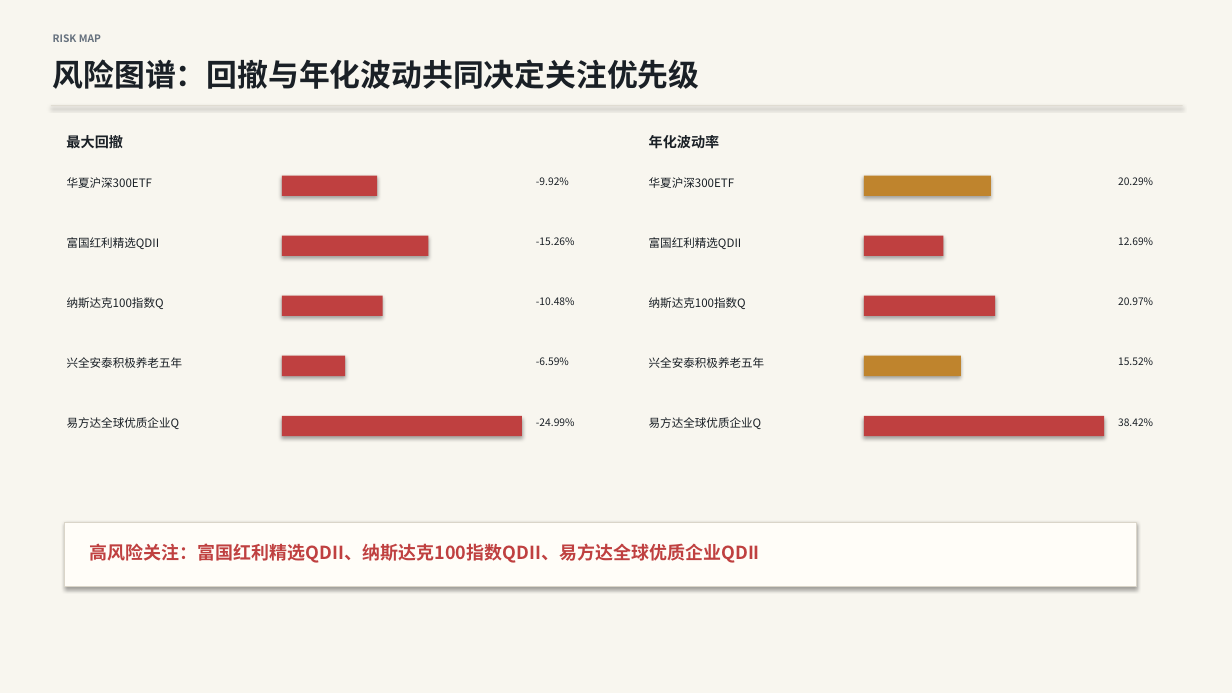
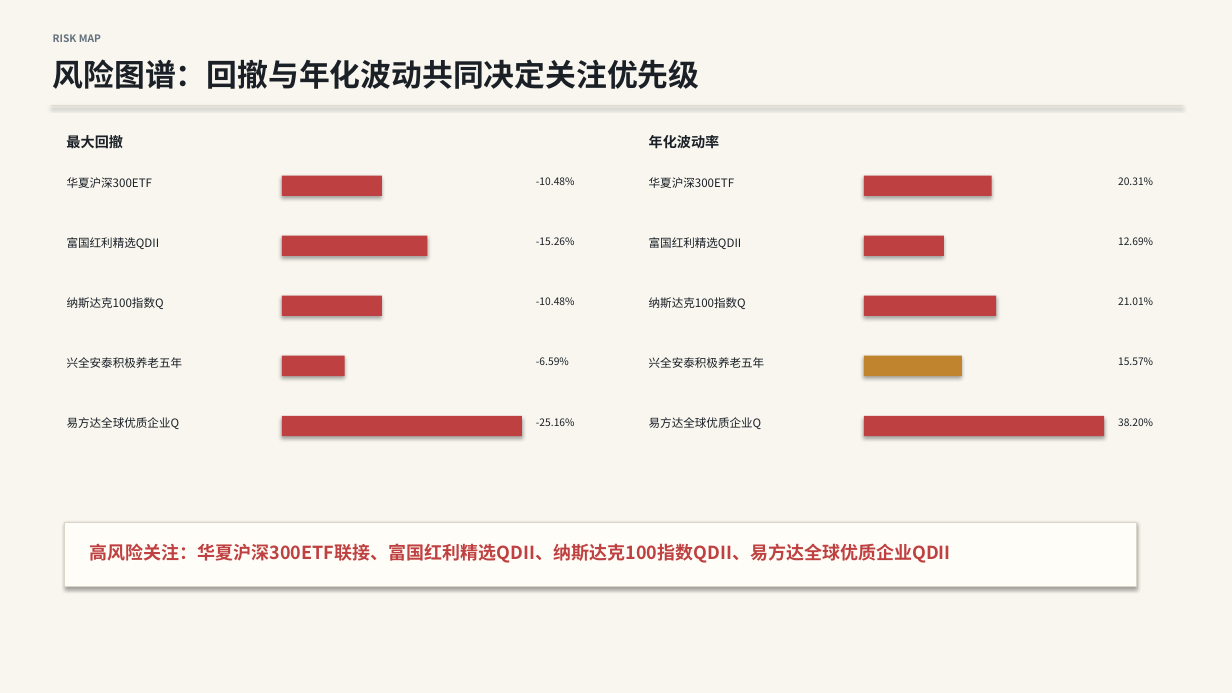
Before and after one commit to DrOrhto/fund-tracker, a slide deck: slide 3 of reports/2026-09-15.pptx. Drawn at 1232x693 pixels with LibreOffice and Linux fonts; fonts in the diff are those of the drawing. Boxes give left, top, right and bottom in pixels: in the first picture for what was removed or moved away, otherwise in the second. Text is boxed around its words. In the diff, an @@ line names an element or a change of style, - is before the commit and + after.

```diff
--- a/reports/2026-09-15.pptx
+++ b/reports/2026-09-15.pptx
@@ rectangle: place and size @@
-rectangle at bbox=[282, 176, 377, 196]
+rectangle at bbox=[282, 176, 382, 196]
@@ text at bbox=[536, 177, 575, 185]: text changed @@
--9.92%
+-10.48%
@@ rectangle at bbox=[864, 176, 992, 196]: fill #BF842D to #BF4040 @@
@@ text at bbox=[1118, 177, 1153, 185]: text changed @@
-20.29%
+20.31%
@@ text at bbox=[1118, 297, 1153, 305]: text changed @@
-20.97%
+21.01%
@@ text at bbox=[1118, 357, 1153, 365]: text changed @@
-15.52%
+15.57%
@@ text at bbox=[536, 418, 575, 426]: text changed @@
--24.99%
+-25.16%
@@ text at bbox=[1118, 418, 1153, 426]: text changed @@
-38.42%
+38.20%
@@ text at bbox=[90, 543, 951, 563]: text changed @@
-高风险关注：富国红利精选QDII、纳斯达克100指数QDII、易方达全球优质企业QDII
+高风险关注：华夏沪深300ETF联接、富国红利精选QDII、纳斯达克100指数QDII、易方达全球优质企业QDII
```
Also in this commit, not shown: 3 other slides changed, 1 other file.
